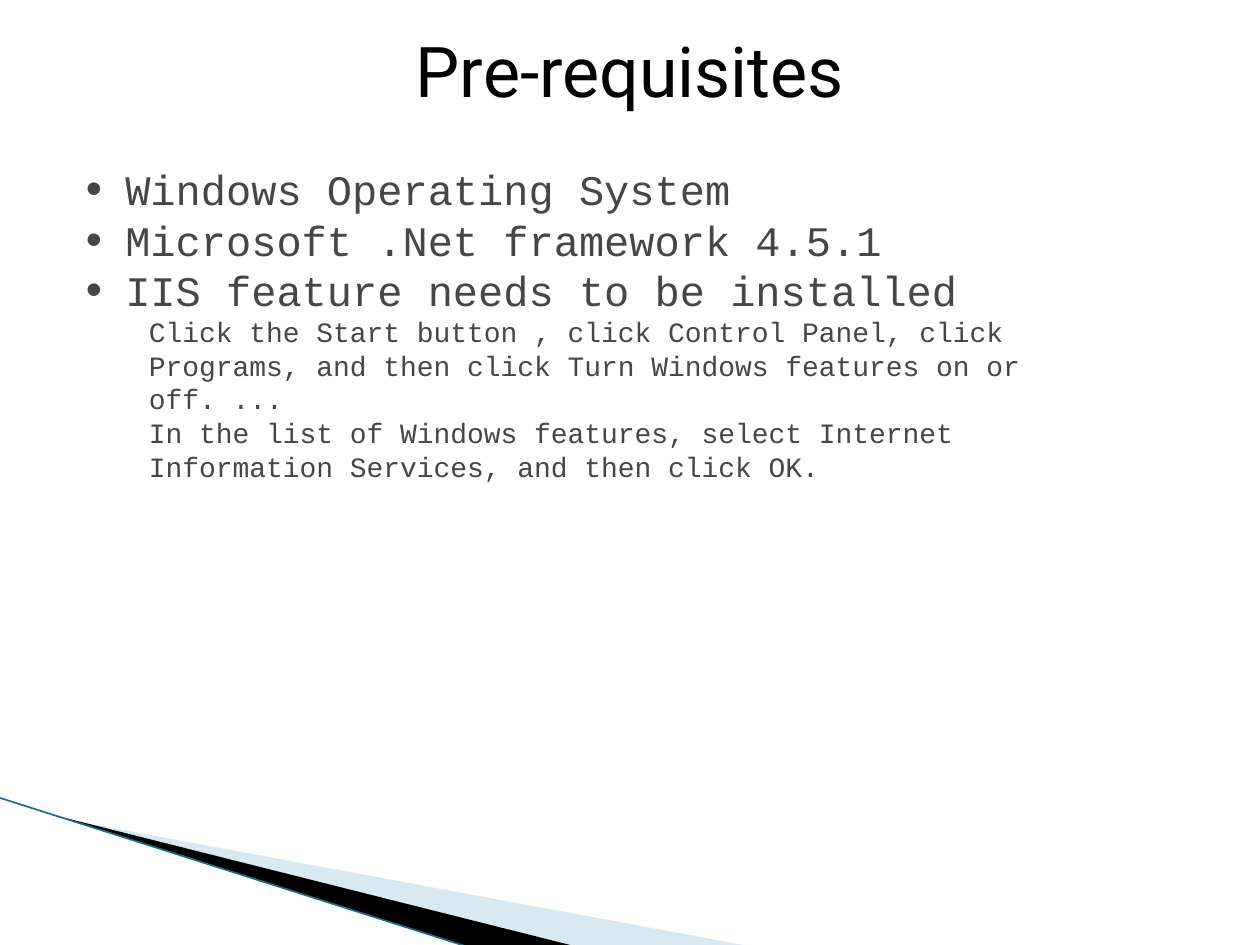
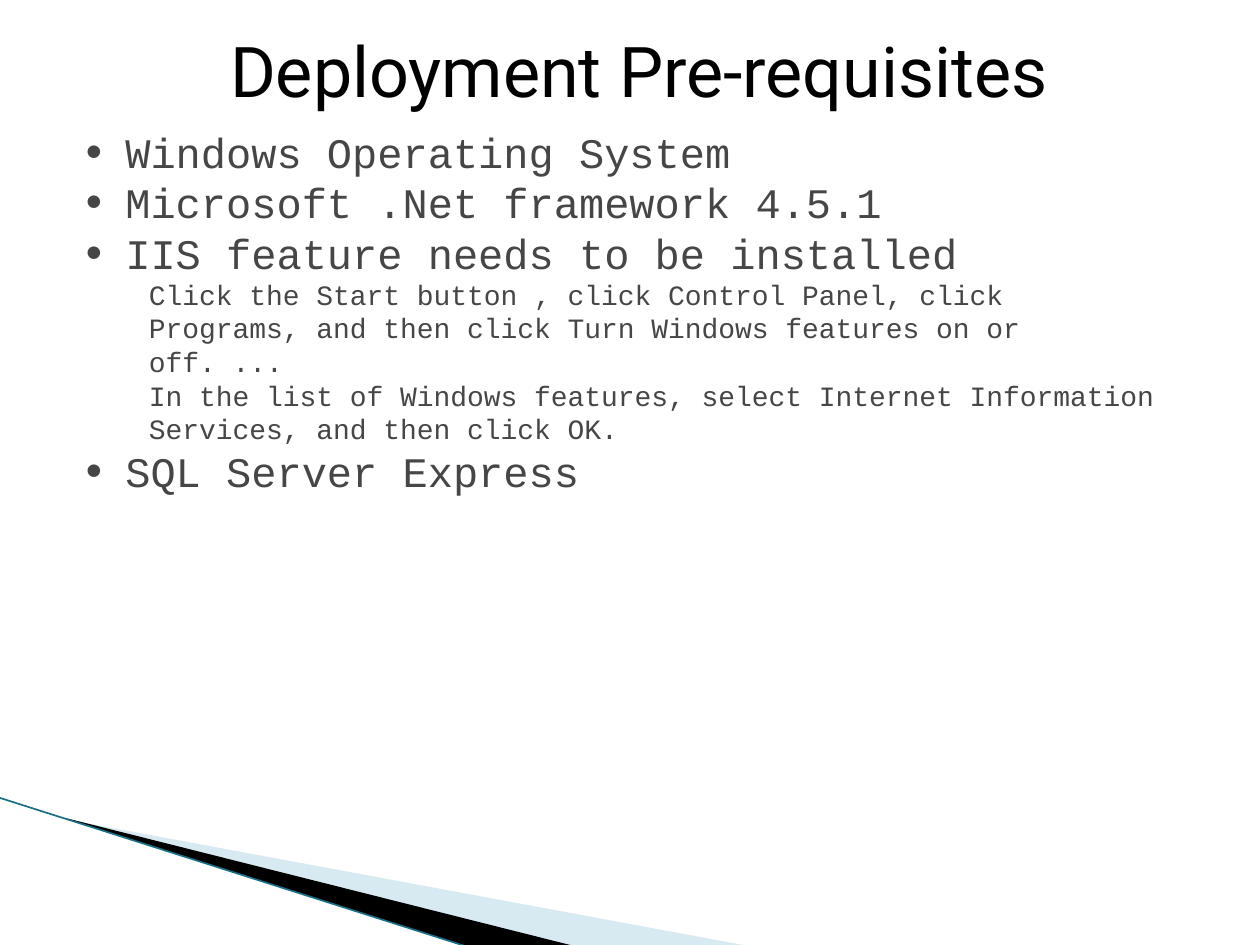
Before and after one commit to nalininallamalli/NSPACKS_PROJECT_MGMT, a slide deck: slide 10 of Project Management App.pptx (slide 9 before the commit). Drawn at 1260x945 pixels with LibreOffice and Linux fonts; fonts in the diff are those of the drawing; background and template pictures are left out. Boxes give left, top, right and bottom in pixels: in the first picture for what was removed or moved away, otherwise in the second. Text is boxed around its words. In the diff, an @@ line names an element or a change of style, - is before the commit and + after.

```diff
--- a/Project Management App.pptx
+++ b/Project Management App.pptx
@@ text at box(230, 44, 1047, 112): text changed @@
-Pre-requisites
+Deployment Pre-requisites
@@ text "Windows Operating System": place and size @@
-text "Windows Operating System" at box(125, 175, 1020, 482)
+text "Windows Operating System" at box(125, 137, 1154, 496)
@@ text at box(125, 459, 579, 496): paragraph added @@
+  • SQL Server Express
```
Also in this commit, not shown: 4 other slides changed, 2 slides added.
